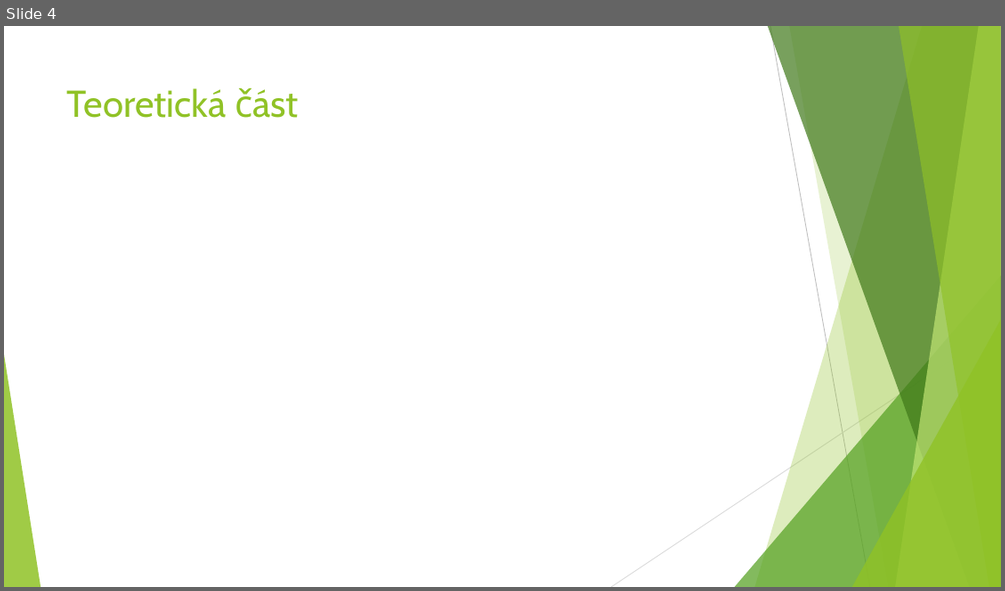
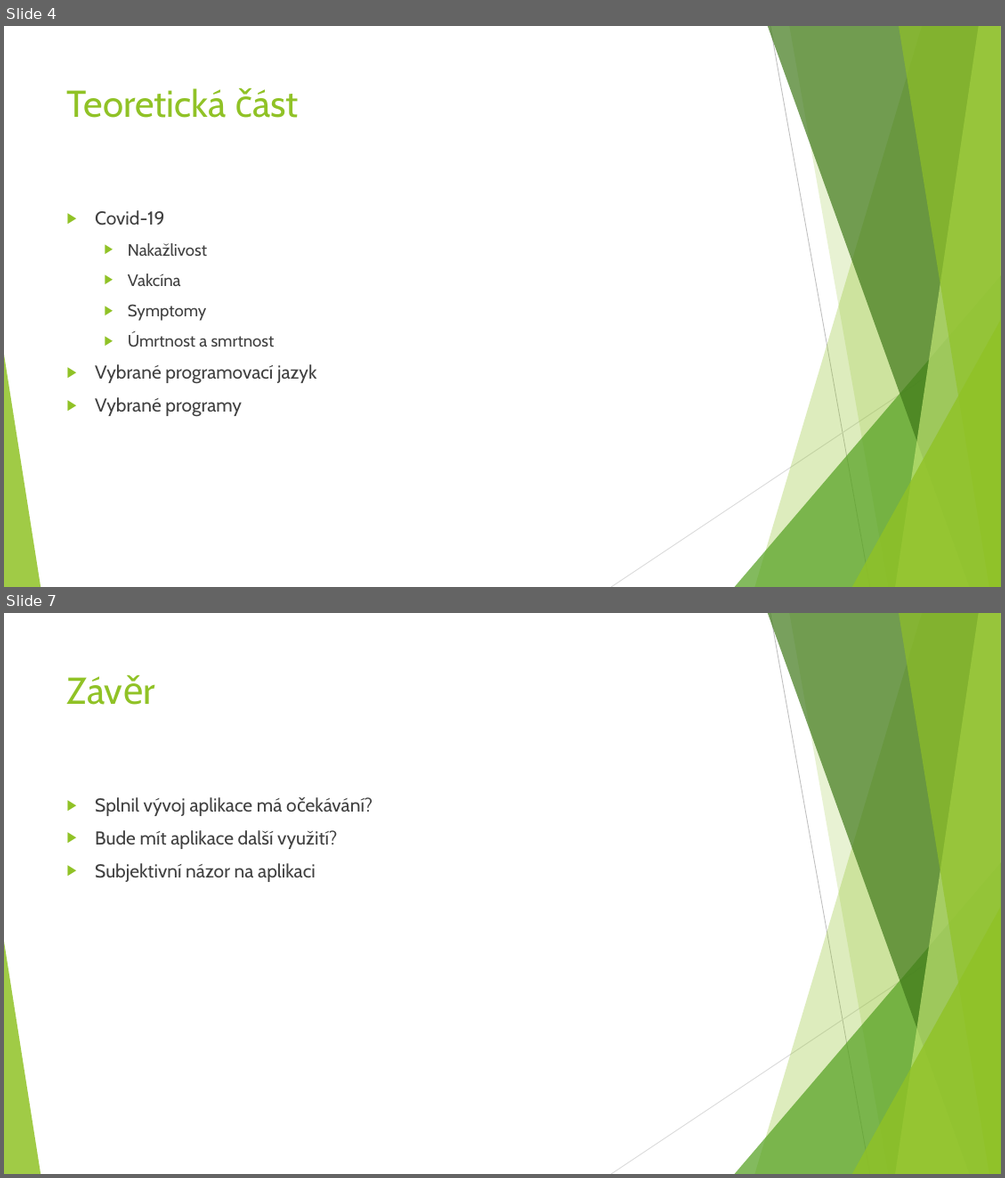
Before and after one commit to NiX3r/CoronaTracker, a slide deck: Documents/CoronaTracker.pptx. Shown one above the other, each under a label of ours: slide 4 before the commit, slides 4 and 7 after it; the slides between them are not shown. The pictures are 1005x591 and 1005x1178 pixels, drawn with LibreOffice and Linux fonts; fonts in the diff are those of the drawing. Boxes give left, top, right and bottom in pixels: in the first picture for what was removed or moved away, otherwise in the second. Text is boxed around its words. In the diff, an @@ line names an element or a change of style, - is before the commit and + after.

```diff
--- a/Documents/CoronaTracker.pptx
+++ b/Documents/CoronaTracker.pptx
@@ slide 7 added at [4,613,1001,1174], background #FFFFFF; not listed: 10 template elements that a slide beside it also shows @@
@@ title added at [59,663,762,771], 36 pt, text #90C226 @@
+Závěr
@@ text added at [95,797,337,882], 18 pt, text #404040 @@
+▶ Splnil vývoj aplikace má očekávání?
+▶ Bude mít aplikace další využití?
+▶ Subjektivní názor na aplikaci
@@ slide 4 changed as well @@
@@ text added at [95,210,316,417], 18 pt, text #404040 @@
+▶ Covid-19
+  ▶ Nakažlivost
+  ▶ Vakcína
+  ▶ Symptomy
+  ▶ Úmrtnost a smrtnost
+▶ Vybrané programovací jazyk
+▶ Vybrané programy
```
Also in this commit, not shown: 6 other slides changed, 6 other slides added, 3 slides removed.
